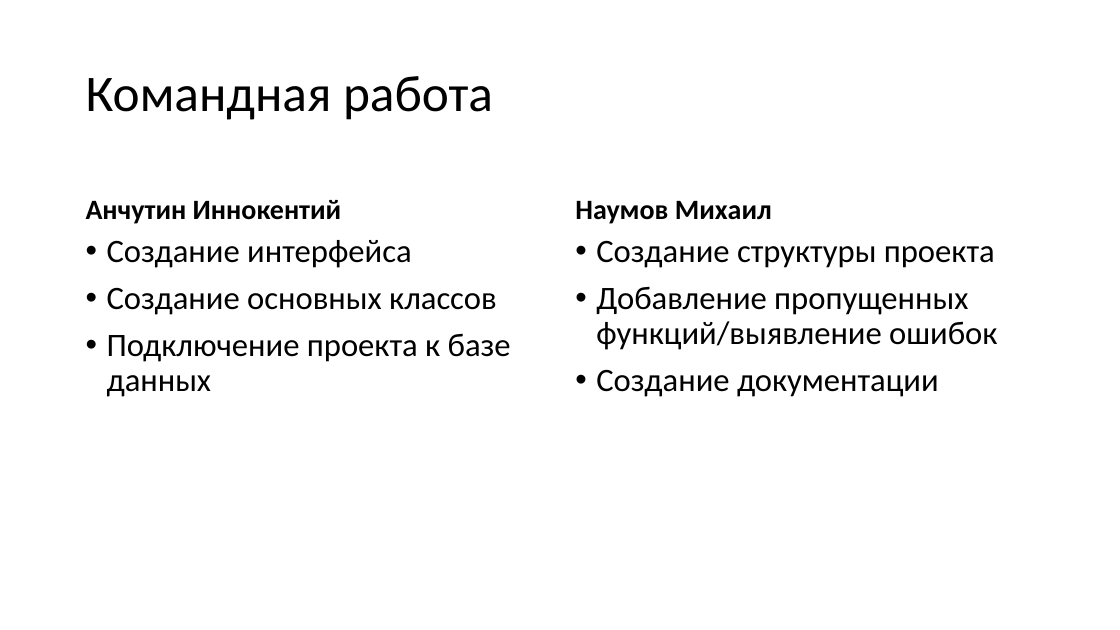
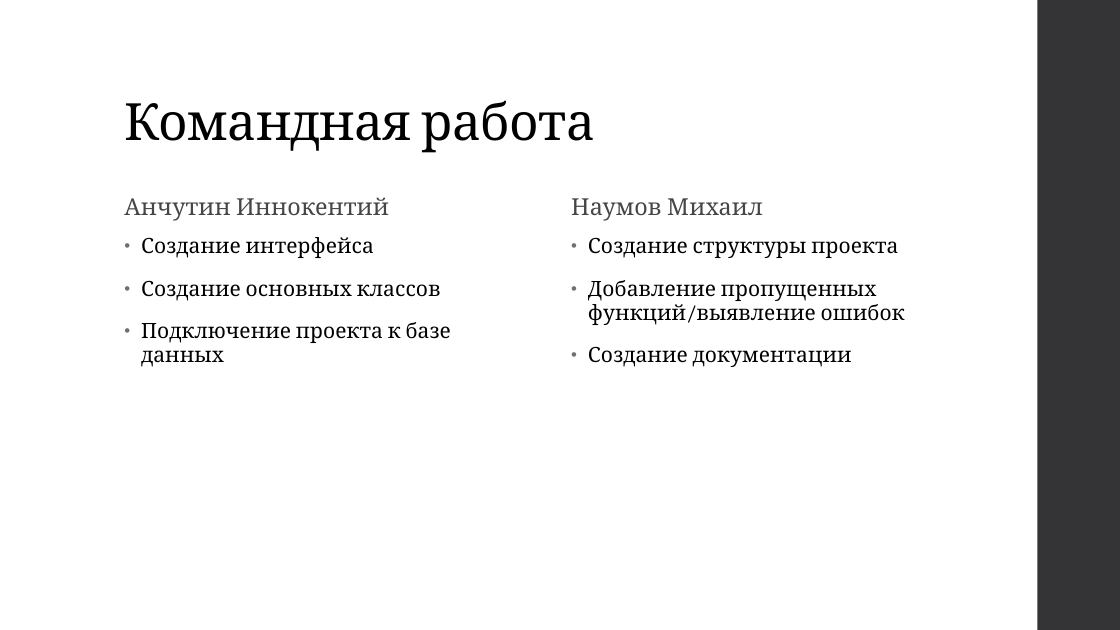
Before and after one commit to Mikhail716662/Project_WEB_Naumov_Anchutin, a slide deck: slide 3 of materials/presentation.pptx. Drawn at 1120x630 pixels with LibreOffice and Linux fonts; fonts in the diff are those of the drawing. Boxes give left, top, right and bottom in pixels: in the first picture for what was removed or moved away, otherwise in the second. Text is boxed around its words. In the diff, an @@ line names an element or a change of style, - is before the commit and + after.

```diff
--- a/materials/presentation.pptx
+++ b/materials/presentation.pptx
@@ rectangle added at (x1=1038, y1=0, x2=1120, y2=630), fill #353537 @@
@@ title "Командная работа" moved from (x1=86, y1=76, x2=493, y2=120) to (x1=124, y1=100, x2=596, y2=153) @@
@@ title "Командная работа" at (x1=124, y1=100, x2=596, y2=153): font Calibri to Cambria, letter spacing 0 to -0.5 pt; vertical alignment middle to bottom @@
@@ text "Анчутин Иннокентий" moved from (x1=86, y1=200, x2=342, y2=224) to (x1=124, y1=197, x2=389, y2=221) @@
@@ text "Анчутин Иннокентий" at (x1=124, y1=197, x2=389, y2=221): size 24 to 20 pt, font Calibri to Cambria, text colour #000000 to #46464A, letter spacing 0 to 0.1 pt, bold off; line spacing 0.9 to 0.95; less space between paragraphs @@
@@ text "Наумов Михаил" at (x1=571, y1=198, x2=763, y2=221): size 24 to 20 pt, font Calibri to Cambria, text colour #000000 to #46464A, letter spacing 0 to 0.1 pt, bold off; line spacing 0.9 to 0.95; less space between paragraphs @@
@@ text "Создание интерфейса" moved from (x1=107, y1=240, x2=511, y2=397) to (x1=141, y1=237, x2=451, y2=367) @@
@@ text "Создание интерфейса" at (x1=141, y1=237, x2=451, y2=367): size 28 to 18 pt, font Calibri to Cambria, letter spacing 0 to 0.1 pt; indent changed; line spacing 0.9 to 0.95; more space between paragraphs @@
@@ text "Создание структуры проекта" at (x1=588, y1=237, x2=905, y2=367): size 28 to 18 pt, font Calibri to Cambria, letter spacing 0 to 0.1 pt; indent changed; line spacing 0.9 to 0.95; more space between paragraphs @@
```
Also in this commit, not shown: 4 other slides changed, 6 slides added, 4 slides removed.
